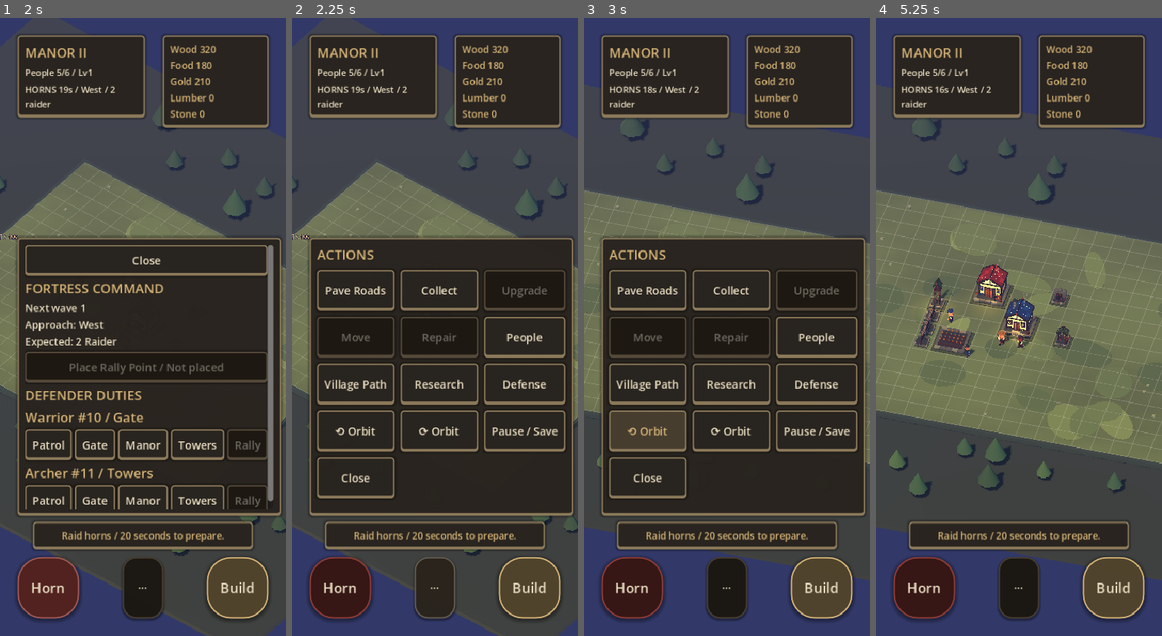
Above: before the commit, frames 1-4 (left to right).
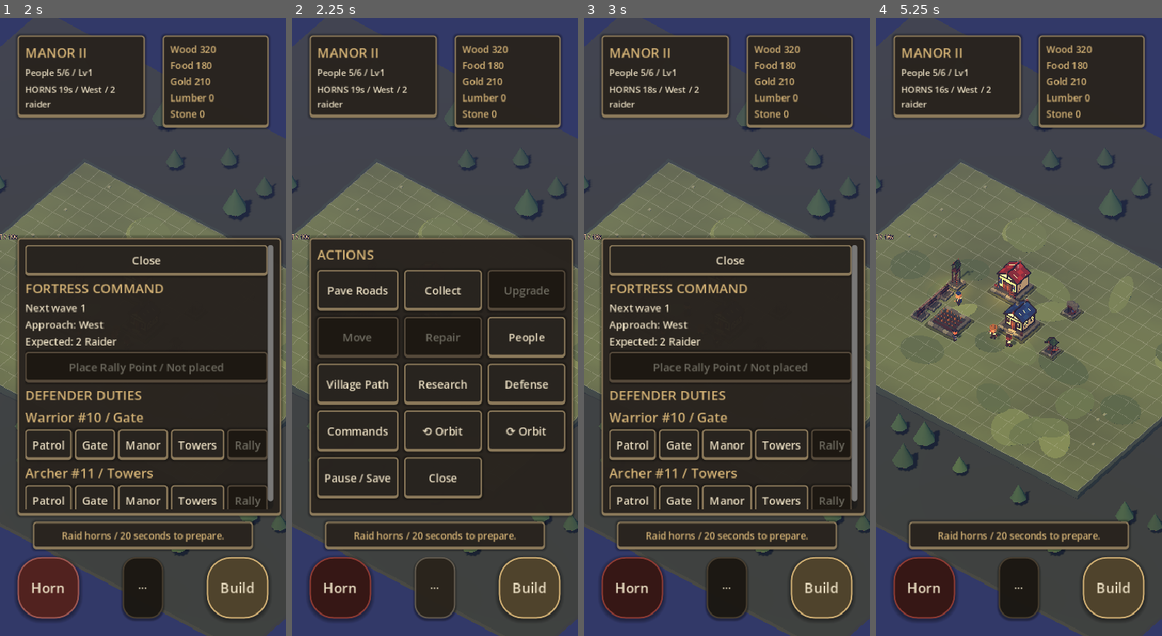
Above: after the commit, the same moments.

Repository: lifetimeballer1/midnight-manor-2
Game: Godot game, scene res://scenes/game.tscn
The game is run twice, just before and just after one commit, with the same random seed, the same clock (stepped at 60 frames per second) and the same inputs.
Inputs (mouse positions are in pixels of both pictures, inside the frame that each line leads up to):
- Up to frame 1 (2 s): click "Enter Village" at 0.5 s; click "Horn" at 1.25 s
- Up to frame 2 (2.25 s): click "···" at 2 s
- Up to frame 3 (3 s): click (649, 432) at 2.75 s, where only the run after the commit has a clickable "Commands"
- Up to frame 4 (5.25 s): click "Build" at 3.5 s; click "Wheat Farm 55 Wood / 1 owned" at 4.25 s; click "Cancel" at 5 s

Frame 1 is identical in both runs. In frame 2, 3.8% of the frame differs, in the area x 11-93%, y 40-78%; in frame 3, 21%; in frame 4, 21%, in the area x 0-100%, y 8-100%.

Commit message:
Expose fortress commands and engineered gate insertion

Diff:
--- a/scripts/game/village_game.gd
+++ b/scripts/game/village_game.gd
@@ -838,12 +838,25 @@
 	_action_button("Village Path", _open_panel.bind("quests"), grid)
 	_action_button("Research", _open_panel.bind("research"), grid)
 	_action_button("Defense", _open_panel.bind("defense"), grid)
+	_action_button("Commands", _open_selected_commands, grid)
 	_action_button("⟲ Orbit", _orbit_left, grid)
 	_action_button("⟳ Orbit", _orbit_right, grid)
 	_action_button("Pause / Save", _open_pause, grid)
 	_action_button("Close", _toggle_more, grid)
 	more_sheet.hide()
 
+
+
+func _open_selected_commands() -> void:
+	more_sheet.hide()
+	if selected_building >= 0 and not sim.get_building(selected_building).is_empty():
+		_open_panel("building")
+		sidebar.show()
+	elif selected_unit >= 0 and not sim.get_unit(selected_unit).is_empty():
+		_open_panel("unit")
+	else:
+		_open_panel("defense")
+	_layout_ui()
 
 func _toggle_more() -> void:
 	# Leaving the pause panel through More must resume the simulation.
@@ -1252,6 +1265,10 @@
 		_label("CONNECTED DEFENSE", side_content, true)
 		_button("Upgrade connected wall section", _upgrade_connected_wall, side_content)
 		_button("Repair connected wall section", _repair_connected_wall, side_content)
+		if b["type"] in ["wall", "stonewall"]:
+			var gate_btn: Button = _button("Insert engineered gate", _insert_gate_selected, side_content)
+			gate_btn.disabled = "gate_engineering" not in sim.living.discoveries or sim.raid_active or sim.raid_warning or b["remaining"] > 0
+			gate_btn.tooltip_text = "Research Gate Engineering first." if "gate_engineering" not in sim.living.discoveries else "Replace this segment with a connected gate."
 	if b["type"] in ["tower", "archer_tower"]:
 		_label("TOWER TARGETING / " + str(b.get("target_mode", "closest")).capitalize(), side_content, true)
 		for mode in ["closest", "strongest", "weakest", "sappers", "manor"]:
@@ -1632,6 +1649,13 @@
 	if panel == "building":
 		_open_panel("building")
 	_refresh_hud()
+
+func _insert_gate_selected() -> void:
+	if sim.insert_gate(selected_building):
+		_rebuild_buildings()
+		_open_selected_commands()
+	_refresh_hud()
+
 
 func _test_raid() -> void:
 	sim.start_raid(20.0)
